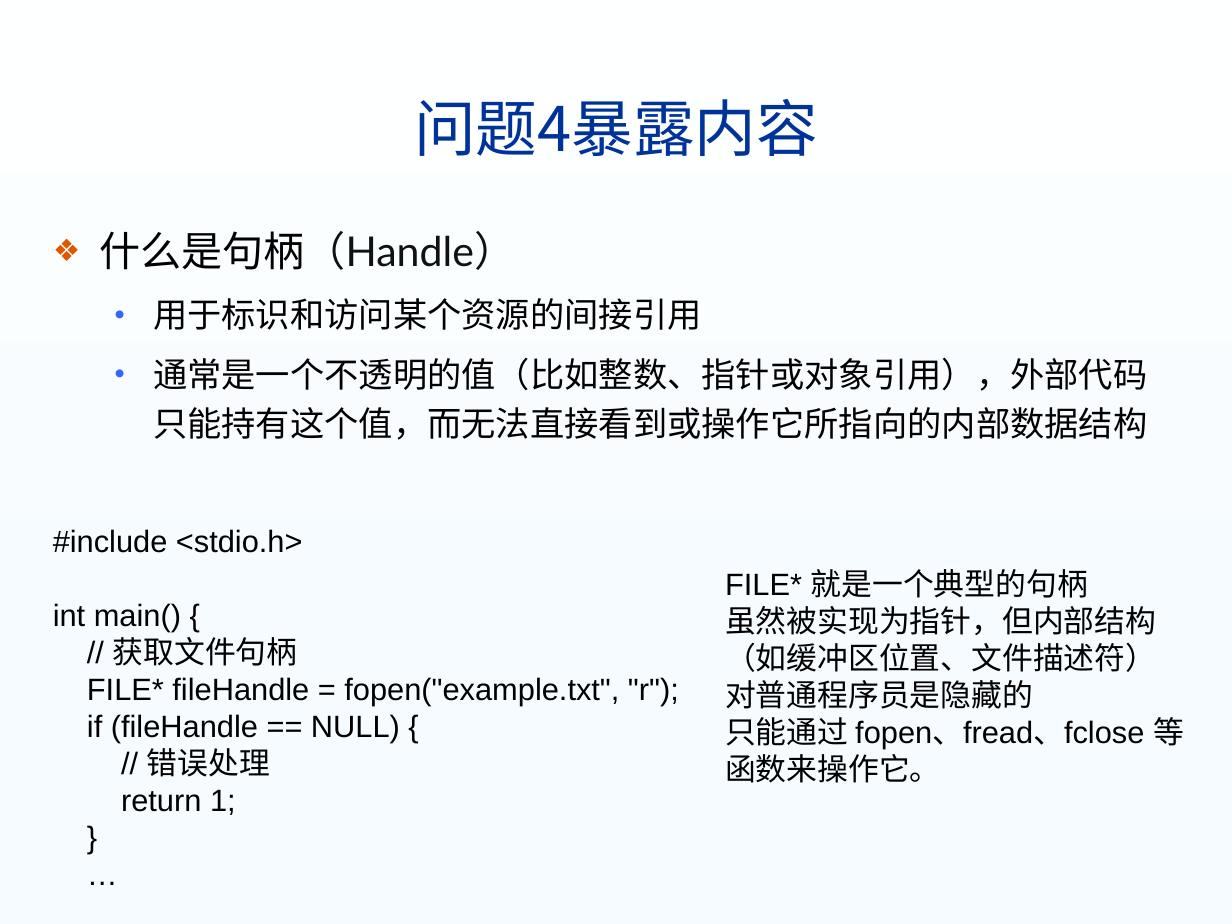
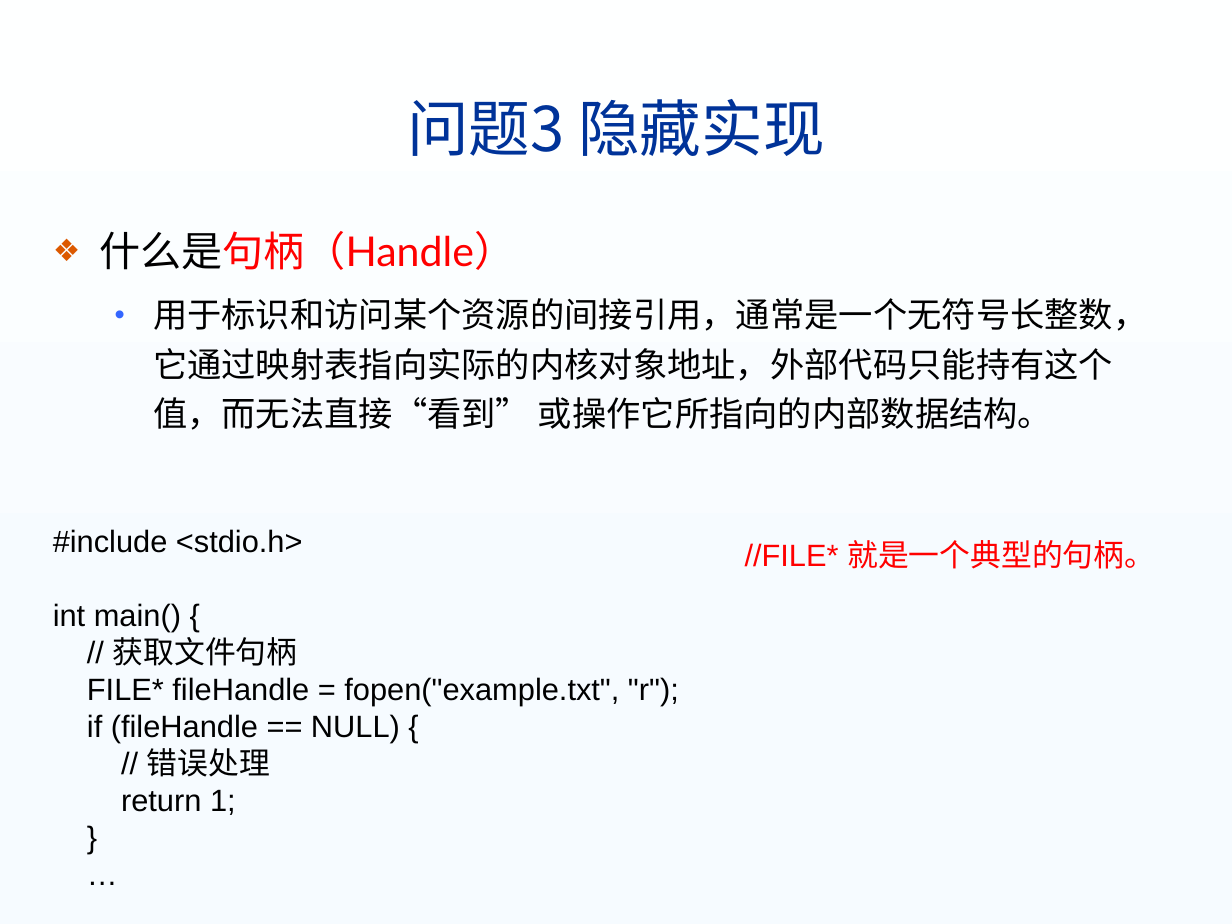
Before and after one commit to USTC-ISP/ustc-isp.github.io, a slide deck: slide 15 of lectures/03模块化程序设计.pptx. Drawn at 1232x924 pixels with LibreOffice and Linux fonts; fonts in the diff are those of the drawing; background and template pictures are left out. Boxes give left, top, right and bottom in pixels: in the first picture for what was removed or moved away, otherwise in the second. Text is boxed around its words. In the diff, an @@ line names an element or a change of style, - is before the commit and + after.

```diff
--- a/lectures/03模块化程序设计.pptx
+++ b/lectures/03模块化程序设计.pptx
@@ title at <box>407,99,824,156</box>: text changed @@
-问题4暴露内容
+问题3 隐藏实现
@@ text at <box>99,231,515,270</box>: text colour #000000 to #FF0000, text colour #0F1115 to #FF0000 in "什么是句柄（Handle）" @@
@@ text at <box>153,298,1147,430</box>: text changed @@
-  • 用于标识和访问某个资源的间接引用
-  • 通常是一个不透明的值（比如整数、指针或对象引用），外部代码只能持有这个值，而无法直接看到或操作它所指向的内部数据结构
+  • 用于标识和访问某个资源的间接引用，通常是一个无符号长整数，它通过映射表指向实际的内核对象地址，外部代码只能持有这个值，而无法直接“看到” 或操作它所指向的内部数据结构。
@@ text at <box>745,540,1155,569</box>: text changed; text colour #000000 to #FF0000 @@
-FILE* 就是一个典型的句柄
-虽然被实现为指针，但内部结构（如缓冲区位置、文件描述符）对普通程序员是隐藏的
-只能通过 fopen、fread、fclose 等函数来操作它。
+//FILE* 就是一个典型的句柄。
```
Also in this commit, not shown: 17 other slides changed, 3 slides added, 8 slides removed, 12 other files.
